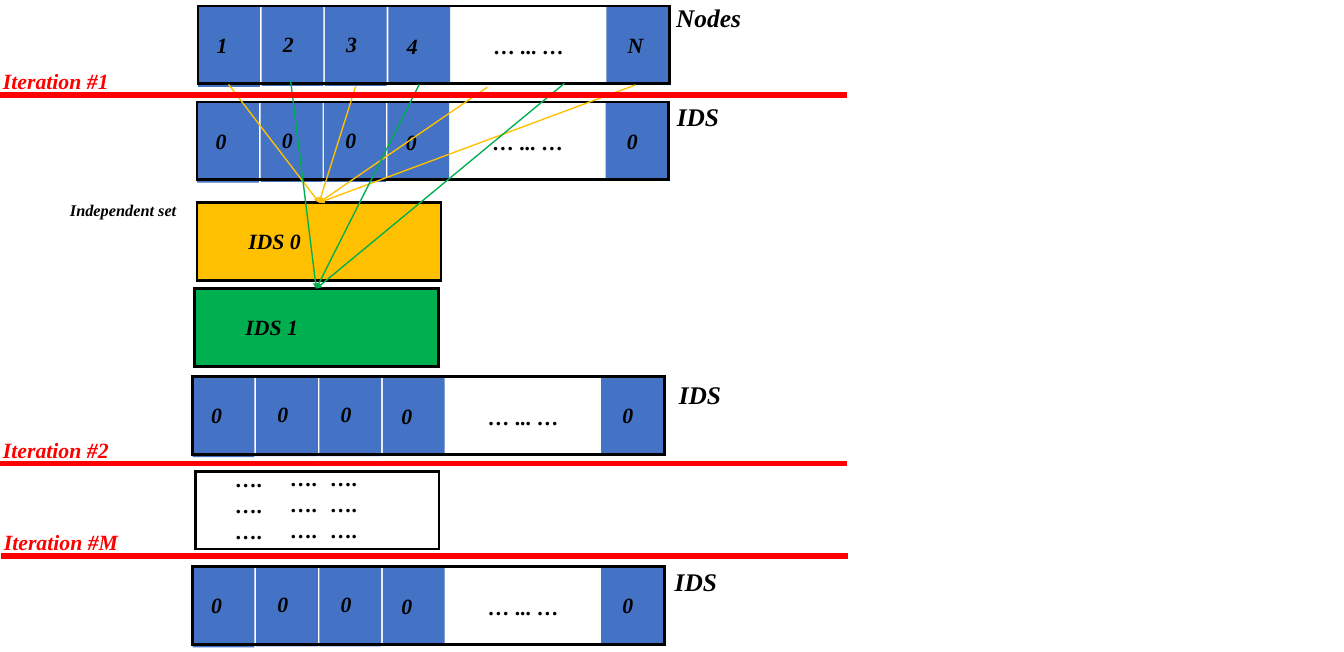
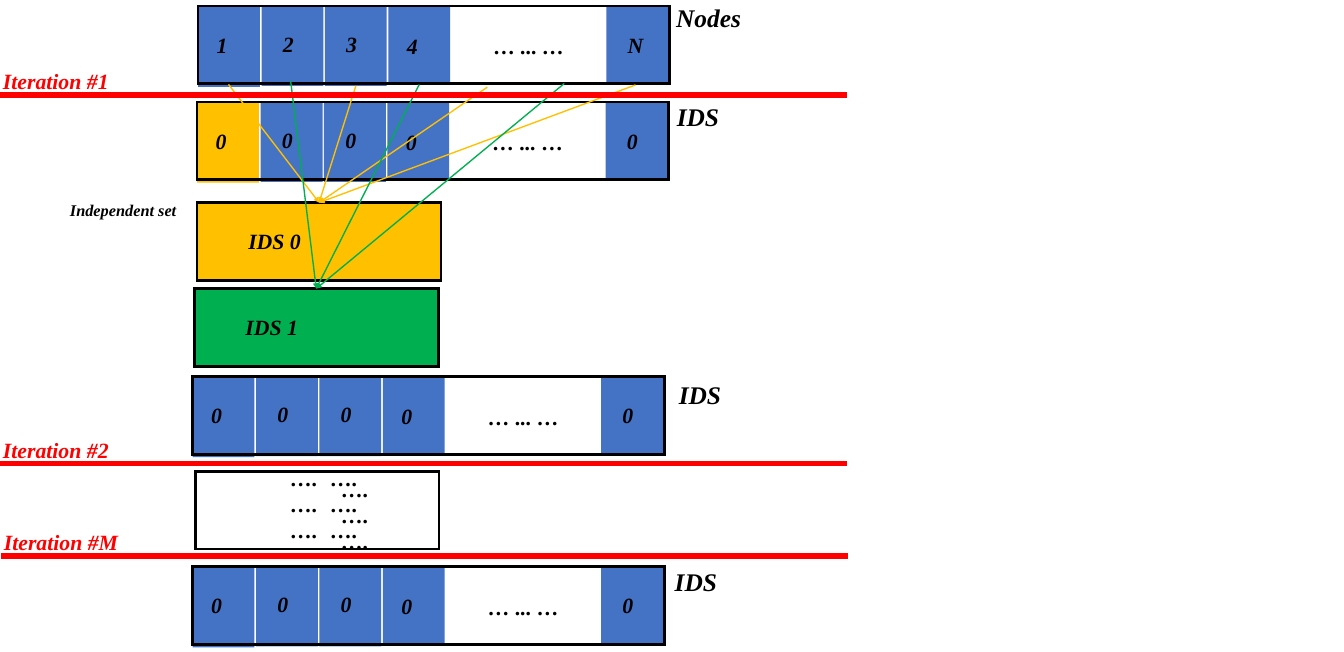
Before and after one commit to Ahdhn/EEC289Q, a slide deck: slide 3 of Assignments/Graph Coloring/report/figures.pptx. Drawn at 1344x652 pixels with LibreOffice and Linux fonts; fonts in the diff are those of the drawing. Boxes give left, top, right and bottom in pixels: in the first picture for what was removed or moved away, otherwise in the second. Text is boxed around its words. In the diff, an @@ line names an element or a change of style, - is before the commit and + after.

```diff
--- a/Assignments/Graph Coloring/report/figures.pptx
+++ b/Assignments/Graph Coloring/report/figures.pptx
@@ rectangle at (x1=197, y1=102, x2=259, y2=183): fill #4472C4 to #FFC000 @@
@@ text "…." moved from (x1=229, y1=463, x2=332, y2=548) to (x1=335, y1=473, x2=438, y2=558) @@
```
Also in this commit, not shown: 1 other file.
